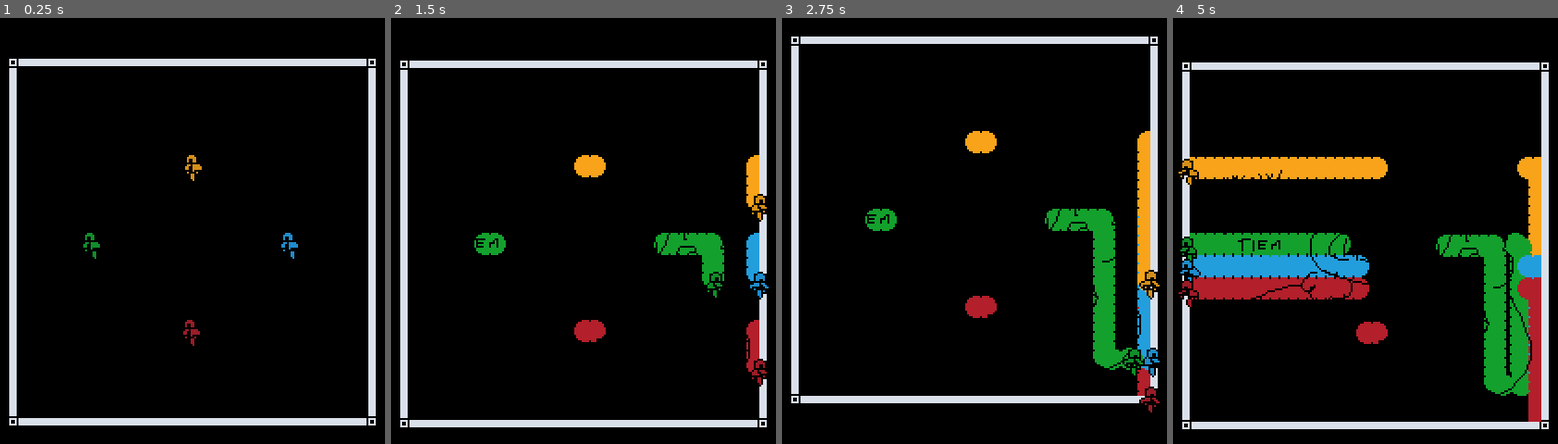
Above: before the commit, frames 1-4 (left to right).
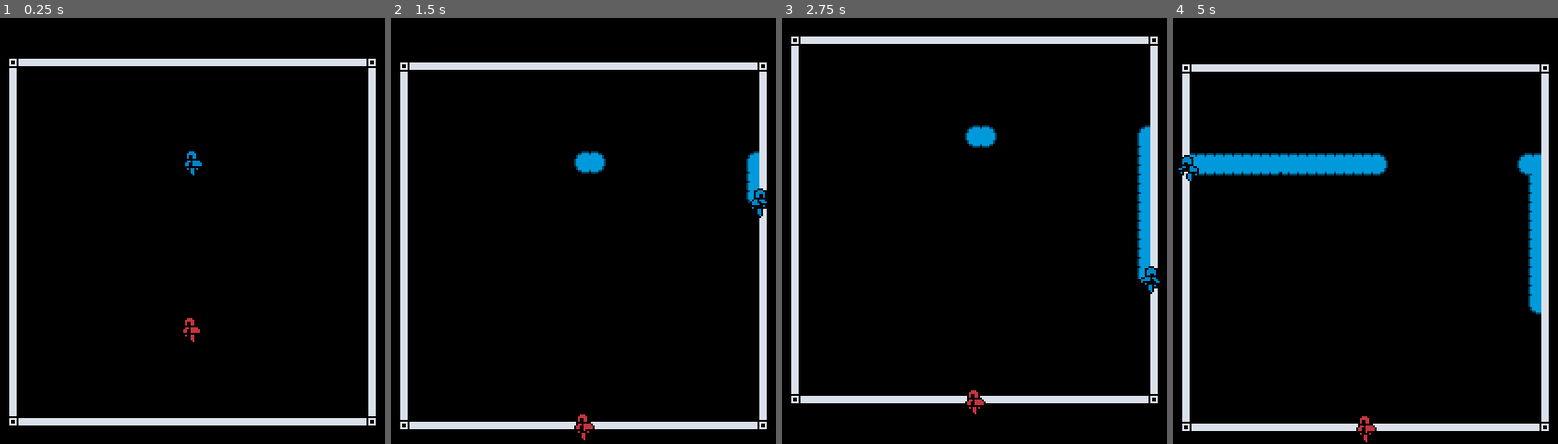
Above: after the commit, the same moments.

Repository: Hairic95/godot-top-down-shooter-template
Game: Godot game, scene res://src/scenes/PaintBattleScene.tscn
The game is run twice, just before and just after one commit, with the same random seed, the same clock (stepped at 60 frames per second) and the same inputs. The project has no main scene, so this scene is started directly.
Inputs:
- Up to frame 1 (0.25 s): no input
- Up to frame 2 (1.5 s): tap Enter (ui_accept) at 0.5, 0.77 s; hold D 0.53-1.28 s; tap Space (dash) at 0.6 s; hold S from 1.28 s (still down); tap Shift at 1.35 s
- Up to frame 3 (2.75 s): tap Enter (ui_accept) at 1.52 s; release S at 2.03 s; hold D from 2.03 s (still down); tap Space (dash) at 2.1 s
- Up to frame 4 (5 s): tap Enter (ui_accept) at 2.75, 3.02, 3.77, 4.52 s; release D at 2.78 s; hold W 2.78-3.53 s; tap Shift at 2.85, 4.35 s; hold A from 3.53 s (still down); tap Space (dash) at 3.6 s

The runs differ from the first frame. In frame 1, 0.5% of the frame differs, in the area x 21-78%, y 31-77%; in frame 2, 5.5%; in frame 3, 6.2%; in frame 4, 18%, in the area x 1-98%, y 10-100%.

Commit message:
added paint outline

Diff:
--- a/src/Main.gd
+++ b/src/Main.gd
@@ -3,7 +3,8 @@
 var scenes = {
 	"main_menu": preload("res://src/scenes/MainMenuScene.tscn"),
 	"battle": preload("res://src/scenes/BattleScene.tscn"),
-	"writing": preload("res://src/scenes/WritingScene.tscn")
+	"writing": preload("res://src/scenes/WritingScene.tscn"),
+	"paint": preload("res://src/scenes/PaintBattleScene.tscn")
 }
 
 func _ready():
--- a/src/entities/player/PaintPlayer.gd
+++ b/src/entities/player/PaintPlayer.gd
@@ -1,5 +1,7 @@
 extends Player
 class_name PaintPlayer
+
+export (String, "red", "blue", "yellow", "green") var player_id = "red"
 
 export (Color) var paint_color
 
--- a/src/entities/player/Player.gd
+++ b/src/entities/player/Player.gd
@@ -34,6 +34,17 @@
 
 signal create_bullet(bullet_instance, start_direction, direction)
 
+export (Dictionary) var commands = {
+	"move_up": KEY_W,
+	"move_down": KEY_S,
+	"move_left": KEY_A,
+	"move_right": KEY_D,
+	"shoot_up": KEY_UP,
+	"shoot_down": KEY_DOWN,
+	"shoot_left": KEY_LEFT,
+	"shoot_right": KEY_RIGHT
+}
+
 func _ready():
 	$AnimTree.active = true
 
@@ -46,36 +57,36 @@
 
 	if active and current_state != "Dash":
 
-		if Input.is_key_pressed(KEY_W):
+		if Input.is_key_pressed(commands.move_up):
 			movement_direction.y = -1
 			latest_direction = Vector2.UP
-		if Input.is_key_pressed(KEY_S):
+		if Input.is_key_pressed(commands.move_down):
 			movement_direction.y = 1
 			latest_direction = Vector2.DOWN
-		if Input.is_key_pressed(KEY_A):
+		if Input.is_key_pressed(commands.move_left):
 			movement_direction.x = -1
 			latest_direction = Vector2.LEFT
 			$Sprite.flip_h = false
-		if Input.is_key_pressed(KEY_D):
+		if Input.is_key_pressed(commands.move_right):
 			movement_direction.x = 1
 			latest_direction = Vector2.RIGHT
 			$Sprite.flip_h = true
 
 
-		if Input.is_key_pressed(KEY_W) || Input.is_key_pressed(KEY_S) || Input.is_key_pressed(KEY_A) || Input.is_key_pressed(KEY_D):
+		if Input.is_key_pressed(commands.move_up) || Input.is_key_pressed(commands.move_down) || Input.is_key_pressed(commands.move_left) || Input.is_key_pressed(commands.move_right):
 			set_state("Move")
 		else:
 			set_state("Idle")
 
-		if Input.is_key_pressed(KEY_UP):
+		if Input.is_key_pressed(commands.shoot_up):
 			shooting_direction.y = -1
-		if Input.is_key_pressed(KEY_DOWN):
+		if Input.is_key_pressed(commands.shoot_down):
 			shooting_direction.y = 1
-		if Input.is_key_pressed(KEY_RIGHT):
+		if Input.is_key_pressed(commands.shoot_right):
 			shooting_direction.x = 1
-		if Input.is_key_pressed(KEY_LEFT):
+		if Input.is_key_pressed(commands.shoot_left):
 			shooting_direction.x = -1
-		if Input.is_key_pressed(KEY_UP) || Input.is_key_pressed(KEY_DOWN) || Input.is_key_pressed(KEY_RIGHT) || Input.is_key_pressed(KEY_LEFT):
+		if Input.is_key_pressed(commands.shoot_up) || Input.is_key_pressed(commands.shoot_down) || Input.is_key_pressed(commands.shoot_left) || Input.is_key_pressed(commands.shoot_right):
 			if !is_reloading && !Input.is_key_pressed(KEY_SHIFT):
 				is_reloading = true
 				shoot()
--- a/src/scenes/PaintBattleScene.gd
+++ b/src/scenes/PaintBattleScene.gd
@@ -56,11 +56,15 @@
 	for x in mask_image.get_width():
 		for y in mask_image.get_height():
 			if mask_image.get_pixel(x, y).a == 1:
+
 				var final_pixel = mask_global_position + Vector2(x, y) + image.get_size() / 2 - mask_image.get_size() / 2
 				var image_rect = Rect2(0, 0, image.get_width(), image.get_height())
 				if image_rect.has_point(final_pixel):
 					if arena_mask_image.get_pixelv(final_pixel).a != 0:
-						image.set_pixelv(final_pixel, paint_color)
+						if mask_image.get_pixel(x, y).r == 1 && image.get_pixelv(final_pixel).a != 1:
+							image.set_pixelv(final_pixel, paint_color * .7)
+						else:image.set_pixelv(final_pixel, paint_color)
+
 
 	var new_texture = ImageTexture.new()
 	new_texture.create_from_image(image, Texture.FLAG_VIDEO_SURFACE)
--- a/src/scenes/PaintBattleScene.tscn
+++ b/src/scenes/PaintBattleScene.tscn
@@ -39,24 +39,25 @@
 [node name="Entities" type="YSort" parent="."]
 
 [node name="Player1" parent="Entities" instance=ExtResource( 1 )]
-modulate = Color( 0.976471, 0.639216, 0.105882, 1 )
-position = Vector2( 0, -42 )
-paint_color = Color( 0.976471, 0.639216, 0.105882, 1 )
+modulate = Color( 0, 0.6, 0.858824, 1 )
+position = Vector2( 0, -45 )
+player_id = "blue"
+paint_color = Color( 0, 0.6, 0.858824, 1 )
 
 [node name="Player2" parent="Entities" instance=ExtResource( 1 )]
-modulate = Color( 0.705882, 0.12549, 0.164706, 1 )
-position = Vector2( 0, 47 )
-paint_color = Color( 0.705882, 0.12549, 0.164706, 1 )
-
-[node name="Player3" parent="Entities" instance=ExtResource( 1 )]
-modulate = Color( 0.0784314, 0.627451, 0.180392, 1 )
-position = Vector2( -54, 0 )
-paint_color = Color( 0.0784314, 0.627451, 0.180392, 1 )
-
-[node name="Player4" parent="Entities" instance=ExtResource( 1 )]
-modulate = Color( 0.141176, 0.623529, 0.870588, 1 )
-position = Vector2( 53, 0 )
-paint_color = Color( 0.141176, 0.623529, 0.870588, 1 )
+modulate = Color( 0.894118, 0.231373, 0.266667, 1 )
+position = Vector2( 0, 45 )
+commands = {
+"move_down": 75,
+"move_left": 74,
+"move_right": 76,
+"move_up": 73,
+"shoot_down": 16777234,
+"shoot_left": 16777231,
+"shoot_right": 16777233,
+"shoot_up": 16777232
+}
+paint_color = Color( 0.894118, 0.231373, 0.266667, 1 )
 
 [node name="StaticBody2D" type="StaticBody2D" parent="."]
 collision_layer = 5
--- a/src/scenes/WritingScene.gd
+++ b/src/scenes/WritingScene.gd
@@ -5,7 +5,7 @@
 	$Anim.play("Effect_001")
 
 func set_writing():
-	$Writing/Label.text = "Spooky Time"
+	$Writing/Label.text = "Paint Time"
 
 func _on_Anim_animation_finished(anim_name):
-	EventBus.emit_signal("change_scene", "battle")
+	EventBus.emit_signal("change_scene", "paint")
Binary file changed: assets/textures/battle/arena_mask.png
Binary file changed: assets/textures/battle/test_paint_mask.png
